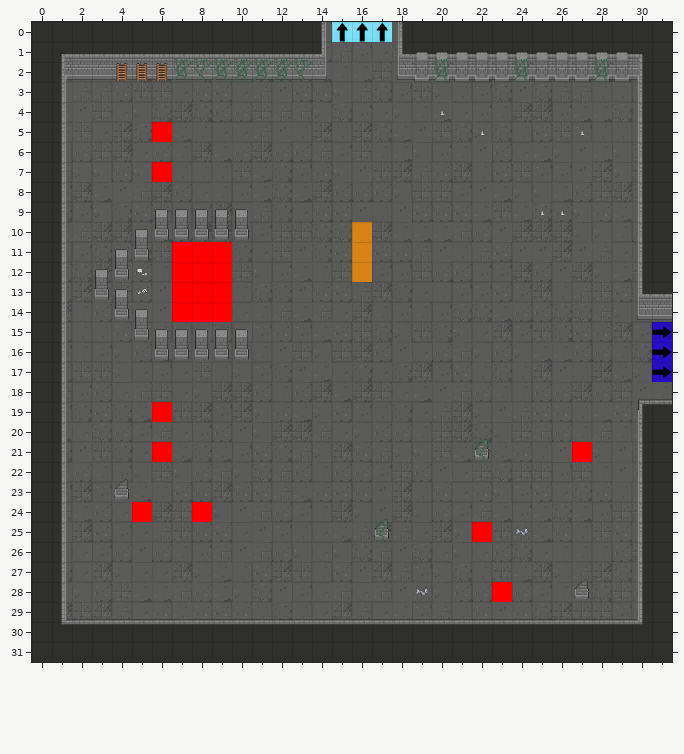
Two versions of a level (Tiled map, GrupaTNT/Assets/Resources/RoomData/ROOM_2_NE_1.tmx). Above, as it was before the edit.
Cells are 32x32 px. Shown: x 0..31, y 0..31.
After the commit:
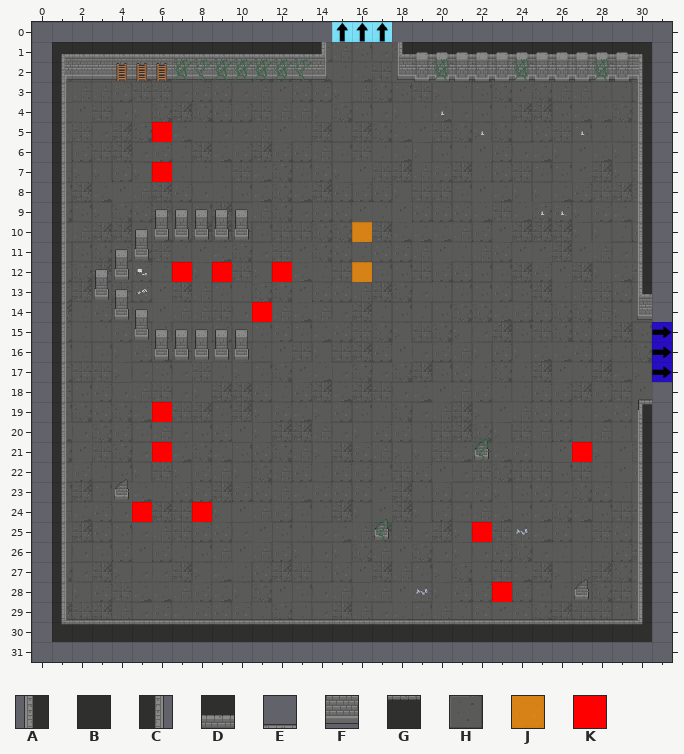
Key: from "Dungeon_Tileset_2": A 16, B 17, C 18, D 33, E 36, F 49, G 52, H 88; from "flags": J 1, K 8.
_ is an empty cell, # one hidden under a higher layer.
See-through tiles are keyed as they look on the map.
Change:
{"where": "layer \"Floor\""}
{"y":0,"x":14,"old":"H","new":"_"}
{"y":0,"x":18,"old":"H","new":"_"}
{"y":14,"x":0,"old":"#","new":"_"}
{"y":14,"x":31,"old":"H","new":"_"}
{"y":15,"x":0,"old":"#","new":"_"}
{"y":16,"x":0,"old":"#","new":"_"}
{"y":17,"x":0,"old":"#","new":"_"}
{"y":18,"x":0,"old":"#","new":"_"}
{"y":18,"x":31,"old":"H","new":"_"}
{"y":31,"x":14,"old":"#####","new":"_____"}
{"where": "layer \"Walls\""}
{"y":0,"x":0,"old":"BBBBBBBBBBBBBBC","new":"_______________"}
{"y":0,"x":18,"old":"ABBBBBBBBBBBBB","new":"______________"}
{"y":1,"x":0,"old":"B","new":"_"}
{"y":1,"x":31,"old":"B","new":"_"}
{"y":2,"x":0,"old":"B","new":"_"}
{"y":2,"x":31,"old":"B","new":"_"}
{"y":3,"x":0,"old":"B","new":"_"}
{"y":3,"x":31,"old":"B","new":"_"}
{"y":4,"x":0,"old":"B","new":"_"}
{"y":4,"x":31,"old":"B","new":"_"}
{"y":5,"x":0,"old":"B","new":"_"}
{"y":5,"x":31,"old":"B","new":"_"}
{"y":6,"x":0,"old":"B","new":"_"}
{"y":6,"x":31,"old":"B","new":"_"}
{"y":7,"x":0,"old":"B","new":"_"}
{"y":7,"x":31,"old":"B","new":"_"}
{"y":8,"x":0,"old":"B","new":"_"}
{"y":8,"x":31,"old":"B","new":"_"}
{"y":9,"x":0,"old":"B","new":"_"}
{"y":9,"x":31,"old":"B","new":"_"}
{"y":10,"x":0,"old":"B","new":"_"}
{"y":10,"x":31,"old":"B","new":"_"}
{"y":11,"x":0,"old":"B","new":"_"}
{"y":11,"x":31,"old":"B","new":"_"}
{"y":12,"x":0,"old":"B","new":"_"}
{"y":12,"x":31,"old":"B","new":"_"}
{"y":13,"x":0,"old":"B","new":"_"}
{"y":13,"x":31,"old":"D","new":"_"}
{"y":14,"x":0,"old":"B","new":"_"}
{"y":14,"x":31,"old":"F","new":"_"}
{"y":15,"x":0,"old":"B","new":"_"}
{"y":16,"x":0,"old":"B","new":"_"}
{"y":17,"x":0,"old":"B","new":"_"}
{"y":18,"x":0,"old":"B","new":"_"}
{"y":18,"x":31,"old":"E","new":"_"}
{"y":19,"x":0,"old":"B","new":"_"}
{"y":19,"x":31,"old":"G","new":"_"}
{"y":20,"x":0,"old":"B","new":"_"}
{"y":20,"x":31,"old":"B","new":"_"}
{"y":21,"x":0,"old":"B","new":"_"}
{"y":21,"x":31,"old":"B","new":"_"}
{"y":22,"x":0,"old":"B","new":"_"}
{"y":22,"x":31,"old":"B","new":"_"}
{"y":23,"x":0,"old":"B","new":"_"}
{"y":23,"x":31,"old":"B","new":"_"}
{"y":24,"x":0,"old":"B","new":"_"}
{"y":24,"x":31,"old":"B","new":"_"}
{"y":25,"x":0,"old":"B","new":"_"}
{"y":25,"x":31,"old":"B","new":"_"}
{"y":26,"x":0,"old":"B","new":"_"}
{"y":26,"x":31,"old":"B","new":"_"}
{"y":27,"x":0,"old":"B","new":"_"}
{"y":27,"x":31,"old":"B","new":"_"}
{"y":28,"x":0,"old":"B","new":"_"}
{"y":28,"x":31,"old":"B","new":"_"}
{"y":29,"x":0,"old":"B","new":"_"}
{"y":29,"x":31,"old":"B","new":"_"}
{"y":30,"x":0,"old":"B","new":"_"}
{"y":30,"x":31,"old":"B","new":"_"}
{"y":31,"x":0,"old":"BBBBBBBBBBBBBBBBBBBBBBBBBBBBBBBB","new":"________________________________"}
{"where": "layer \"Flags\""}
{"y":11,"x":7,"old":"KKK","new":"___"}
{"y":11,"x":16,"old":"J","new":"_"}
{"y":12,"x":8,"old":"K","new":"_"}
{"y":12,"x":12,"old":"_","new":"K"}
{"y":13,"x":7,"old":"KKK","new":"___"}
{"y":14,"x":7,"old":"KKK","new":"___"}
{"y":14,"x":11,"old":"_","new":"K"}
{"label":"changed","picture_box":[32,22,672,662]}
